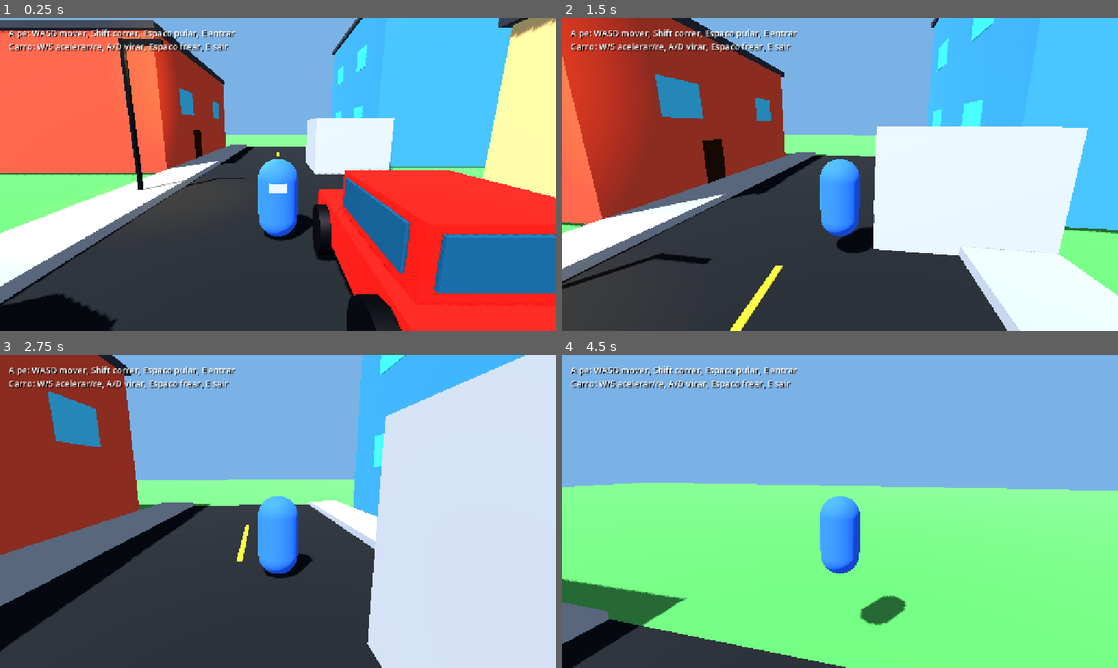
Above: before the commit, frames 1-4 (two rows, left to right).
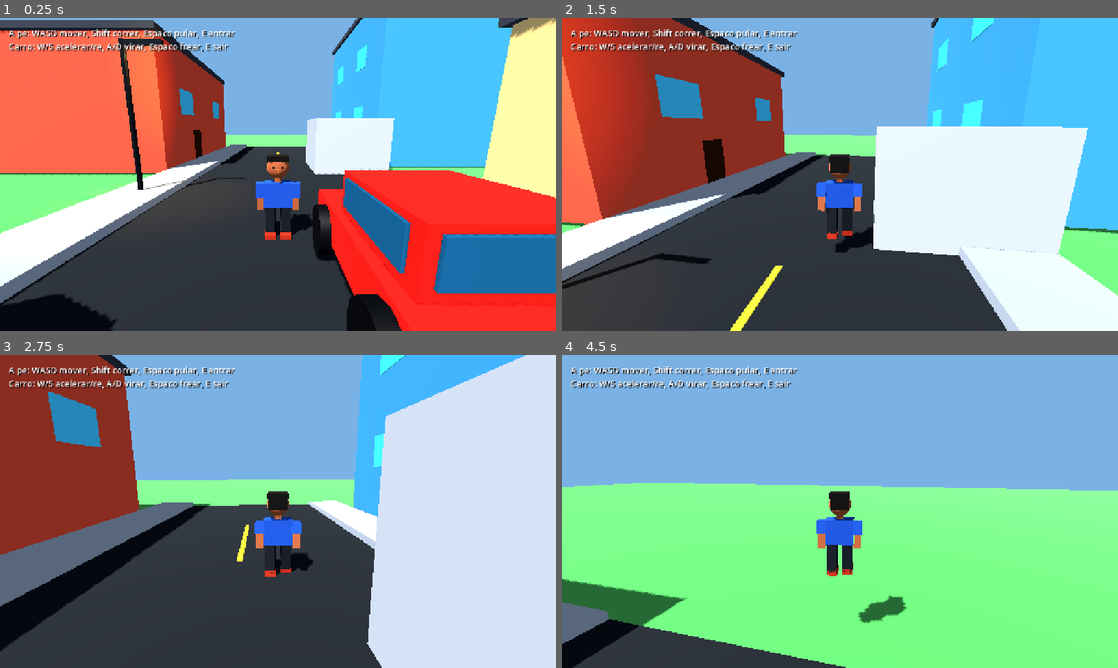
Above: after the commit, the same moments.

Repository: Rafium-MS/malandragem
Game: Godot game, scene res://scenes/main.tscn
The game is run twice, just before and just after one commit, with the same random seed, the same clock (stepped at 60 frames per second) and the same inputs.
Inputs (mouse positions are in pixels of both pictures, inside the frame that each line leads up to):
- Up to frame 1 (0.25 s): no input
- Up to frame 2 (1.5 s): tap Enter at 0.5 s; move the mouse to (867, 174) at 0.52 s; hold Shift (sprint) 0.53-1.28 s; hold W (move_forward) from 0.53 s (still down); tap Space (jump) at 0.77, 0.8, 1.07, 1.35 s; move the mouse to (812, 174) at 1.27 s
- Up to frame 3 (2.75 s): keep holding W (move_forward); tap Space (jump) at 1.52, 1.82, 2.3 s; tap Shift (sprint) at 1.55 s; move the mouse to (289, 505) at 2.02 s; hold E (interact) from 2.03 s (still down)
- Up to frame 4 (4.5 s): keep holding W (move_forward); move the mouse to (834, 517) at 2.77 s; release E (interact) at 2.78 s; tap Shift (sprint) at 2.85 s; tap Space (jump) at 3.02, 3.32, 3.77, 3.8, 4.07, 4.35 s; move the mouse to (878, 514) at 3.52 s; hold Shift (sprint) 3.53-4.28 s; move the mouse to (795, 508) at 4.27 s

The runs differ from the first frame. In frame 1, 1.8% of the frame differs, in the area x 46-57%, y 43-72%; in frame 2, 1.8%; in frame 3, 1.8%; in frame 4, 2.0%, in the area x 45-62%, y 43-87%.

Commit message:
feat: adicionar personagem low poly animado

Diff:
--- /dev/null
+++ b/scenes/player/low_poly_man.tscn
@@ -0,0 +1,148 @@
+[gd_scene load_steps=10 format=3]
+
+[ext_resource type="Script" path="res://scripts/low_poly_man.gd" id="1_script"]
+
+[sub_resource type="BoxMesh" id="Mesh_cube"]
+size = Vector3(1, 1, 1)
+
+[sub_resource type="SphereMesh" id="Mesh_head"]
+radius = 0.32
+height = 0.64
+radial_segments = 8
+rings = 4
+
+[sub_resource type="StandardMaterial3D" id="Mat_skin"]
+albedo_color = Color(0.48, 0.25, 0.14, 1)
+roughness = 0.9
+
+[sub_resource type="StandardMaterial3D" id="Mat_shirt"]
+albedo_color = Color(0.08, 0.22, 0.48, 1)
+roughness = 0.9
+
+[sub_resource type="StandardMaterial3D" id="Mat_pants"]
+albedo_color = Color(0.055, 0.065, 0.085, 1)
+roughness = 0.95
+
+[sub_resource type="StandardMaterial3D" id="Mat_shoes"]
+albedo_color = Color(0.5, 0.12, 0.055, 1)
+roughness = 0.85
+
+[sub_resource type="StandardMaterial3D" id="Mat_hair"]
+albedo_color = Color(0.025, 0.018, 0.012, 1)
+roughness = 1.0
+
+[sub_resource type="StandardMaterial3D" id="Mat_eyes"]
+albedo_color = Color(0.01, 0.012, 0.015, 1)
+roughness = 0.8
+
+[node name="LowPolyMan" type="Node3D"]
+script = ExtResource("1_script")
+
+[node name="TorsoPivot" type="Node3D" parent="."]
+position = Vector3(0, 1.25, 0)
+
+[node name="Torso" type="MeshInstance3D" parent="TorsoPivot"]
+scale = Vector3(0.78, 0.72, 0.4)
+mesh = SubResource("Mesh_cube")
+material_override = SubResource("Mat_shirt")
+
+[node name="Neck" type="MeshInstance3D" parent="TorsoPivot"]
+position = Vector3(0, 0.47, 0)
+scale = Vector3(0.18, 0.22, 0.18)
+mesh = SubResource("Mesh_cube")
+material_override = SubResource("Mat_skin")
+
+[node name="Head" type="MeshInstance3D" parent="TorsoPivot"]
+position = Vector3(0, 0.76, 0)
+mesh = SubResource("Mesh_head")
+material_override = SubResource("Mat_skin")
+
+[node name="HairTop" type="MeshInstance3D" parent="TorsoPivot"]
+position = Vector3(0, 1.02, -0.01)
+scale = Vector3(0.56, 0.14, 0.54)
+mesh = SubResource("Mesh_cube")
+material_override = SubResource("Mat_hair")
+
+[node name="HairBack" type="MeshInstance3D" parent="TorsoPivot"]
+position = Vector3(0, 0.84, -0.27)
+scale = Vector3(0.5, 0.36, 0.1)
+mesh = SubResource("Mesh_cube")
+material_override = SubResource("Mat_hair")
+
+[node name="LeftEye" type="MeshInstance3D" parent="TorsoPivot"]
+position = Vector3(-0.11, 0.81, 0.29)
+scale = Vector3(0.055, 0.055, 0.035)
+mesh = SubResource("Mesh_cube")
+material_override = SubResource("Mat_eyes")
+
+[node name="RightEye" type="MeshInstance3D" parent="TorsoPivot"]
+position = Vector3(0.11, 0.81, 0.29)
+scale = Vector3(0.055, 0.055, 0.035)
+mesh = SubResource("Mesh_cube")
+material_override = SubResource("Mat_eyes")
+
+[node name="Nose" type="MeshInstance3D" parent="TorsoPivot"]
+position = Vector3(0, 0.71, 0.32)
+scale = Vector3(0.07, 0.1, 0.08)
+mesh = SubResource("Mesh_cube")
+material_override = SubResource("Mat_skin")
+
+[node name="LeftArm" type="Node3D" parent="."]
+position = Vector3(-0.5, 1.55, 0)
+
+[node name="Sleeve" type="MeshInstance3D" parent="LeftArm"]
+position = Vector3(0, -0.18, 0)
+scale = Vector3(0.25, 0.38, 0.3)
+mesh = SubResource("Mesh_cube")
+material_override = SubResource("Mat_shirt")
+
+[node name="Forearm" type="MeshInstance3D" parent="LeftArm"]
+position = Vector3(0, -0.55, 0)
+scale = Vector3(0.2, 0.42, 0.22)
+mesh = SubResource("Mesh_cube")
+material_override = SubResource("Mat_skin")
+
+[node name="RightArm" type="Node3D" parent="."]
+position = Vector3(0.5, 1.55, 0)
+
+[node name="Sleeve" type="MeshInstance3D" parent="RightArm"]
+position = Vector3(0, -0.18, 0)
+scale = Vector3(0.25, 0.38, 0.3)
+mesh = SubResource("Mesh_cube")
+material_override = SubResource("Mat_shirt")
+
+[node name="Forearm" type="MeshInstance3D" parent="RightArm"]
+position = Vector3(0, -0.55, 0)
+scale = Vector3(0.2, 0.42, 0.22)
+mesh = SubResource("Mesh_cube")
+material_override = SubResource("Mat_skin")
+
+[node name="LeftLeg" type="Node3D" parent="."]
+position = Vector3(-0.22, 0.9, 0)
+
+[node name="Leg" type="MeshInstance3D" parent="LeftLeg"]
+position = Vector3(0, -0.42, 0)
+scale = Vector3(0.28, 0.82, 0.32)
+mesh = SubResource("Mesh_cube")
+material_override = SubResource("Mat_pants")
+
+[node name="Shoe" type="MeshInstance3D" parent="LeftLeg"]
+position = Vector3(0, -0.84, 0.09)
+scale = Vector3(0.31, 0.16, 0.5)
+mesh = SubResource("Mesh_cube")
+material_override = SubResource("Mat_shoes")
+
+[node name="RightLeg" type="Node3D" parent="."]
+position = Vector3(0.22, 0.9, 0)
+
+[node name="Leg" type="MeshInstance3D" parent="RightLeg"]
+position = Vector3(0, -0.42, 0)
+scale = Vector3(0.28, 0.82, 0.32)
+mesh = SubResource("Mesh_cube")
+material_override = SubResource("Mat_pants")
+
+[node name="Shoe" type="MeshInstance3D" parent="RightLeg"]
+position = Vector3(0, -0.84, 0.09)
+scale = Vector3(0.31, 0.16, 0.5)
+mesh = SubResource("Mesh_cube")
+material_override = SubResource("Mat_shoes")
--- a/scenes/player/player.tscn
+++ b/scenes/player/player.tscn
@@ -1,21 +1,11 @@
-[gd_scene load_steps=6 format=3]
+[gd_scene load_steps=4 format=3]
 
 [ext_resource type="Script" path="res://scripts/player.gd" id="1_script"]
+[ext_resource type="PackedScene" path="res://scenes/player/low_poly_man.tscn" id="2_man"]
 
 [sub_resource type="CapsuleShape3D" id="CapsuleShape_player"]
 radius = 0.45
 height = 1.8
-
-[sub_resource type="CapsuleMesh" id="CapsuleMesh_body"]
-radius = 0.45
-height = 1.8
-
-[sub_resource type="StandardMaterial3D" id="Material_body"]
-albedo_color = Color(0.15, 0.35, 0.85, 1)
-roughness = 0.85
-
-[sub_resource type="BoxMesh" id="BoxMesh_face"]
-size = Vector3(0.35, 0.18, 0.08)
 
 [node name="Player" type="CharacterBody3D"]
 script = ExtResource("1_script")
@@ -26,14 +16,8 @@
 
 [node name="Visual" type="Node3D" parent="."]
 
-[node name="Body" type="MeshInstance3D" parent="Visual"]
-position = Vector3(0, 0.9, 0)
-mesh = SubResource("CapsuleMesh_body")
-material_override = SubResource("Material_body")
-
-[node name="FaceDirection" type="MeshInstance3D" parent="Visual"]
-position = Vector3(0, 1.25, 0.43)
-mesh = SubResource("BoxMesh_face")
+[node name="LowPolyMan" parent="Visual" instance=ExtResource("2_man")]
+scale = Vector3(0.8, 0.8, 0.8)
 
 [node name="CameraPivot" type="Node3D" parent="."]
 position = Vector3(0, 1.45, 0)
--- /dev/null
+++ b/scripts/low_poly_man.gd
@@ -0,0 +1,78 @@
+class_name LowPolyMan
+extends Node3D
+
+@export var walk_frequency := 8.0
+@export var sprint_frequency := 12.0
+@export var walk_swing := 0.55
+@export var sprint_swing := 0.9
+@export var pose_blend_speed := 12.0
+
+@onready var torso: Node3D = $TorsoPivot
+@onready var left_arm: Node3D = $LeftArm
+@onready var right_arm: Node3D = $RightArm
+@onready var left_leg: Node3D = $LeftLeg
+@onready var right_leg: Node3D = $RightLeg
+
+var _movement_state: StringName = &"idle"
+var _animation_time := 0.0
+var _base_position: Vector3
+
+
+func _ready() -> void:
+	_base_position = position
+	var controller := get_parent().get_parent()
+	if controller.has_signal("movement_state_changed"):
+		controller.movement_state_changed.connect(_on_movement_state_changed)
+
+
+func _process(delta: float) -> void:
+	_animation_time += delta
+	var frequency := 0.0
+	var swing_amount := 0.0
+	if _movement_state == &"walk":
+		frequency = walk_frequency
+		swing_amount = walk_swing
+	elif _movement_state == &"sprint":
+		frequency = sprint_frequency
+		swing_amount = sprint_swing
+
+	var limb_swing := sin(_animation_time * frequency) * swing_amount if frequency > 0.0 else 0.0
+	var left_arm_target := limb_swing
+	var right_arm_target := -limb_swing
+	var left_leg_target := -limb_swing
+	var right_leg_target := limb_swing
+	var torso_target := 0.0
+	var height_offset := 0.0
+
+	if _movement_state == &"idle":
+		height_offset = sin(_animation_time * 2.0) * 0.015
+		left_arm_target = sin(_animation_time * 2.0) * 0.025
+		right_arm_target = -left_arm_target
+	elif _movement_state == &"sprint":
+		torso_target = -0.12
+		height_offset = absf(sin(_animation_time * frequency)) * 0.035
+	elif _movement_state == &"jump":
+		left_arm_target = -0.45
+		right_arm_target = -0.45
+		left_leg_target = 0.35
+		right_leg_target = -0.2
+		torso_target = -0.08
+	elif _movement_state == &"fall":
+		left_arm_target = 0.35
+		right_arm_target = 0.35
+		left_leg_target = -0.15
+		right_leg_target = 0.2
+
+	var weight := 1.0 - exp(-pose_blend_speed * delta)
+	left_arm.rotation.x = lerp_angle(left_arm.rotation.x, left_arm_target, weight)
+	right_arm.rotation.x = lerp_angle(right_arm.rotation.x, right_arm_target, weight)
+	left_leg.rotation.x = lerp_angle(left_leg.rotation.x, left_leg_target, weight)
+	right_leg.rotation.x = lerp_angle(right_leg.rotation.x, right_leg_target, weight)
+	torso.rotation.x = lerp_angle(torso.rotation.x, torso_target, weight)
+	position.y = lerp(position.y, _base_position.y + height_offset, weight)
+
+
+func _on_movement_state_changed(state: StringName) -> void:
+	_movement_state = state
+	if state == &"walk" or state == &"sprint":
+		_animation_time = 0.0
Not shown, added: scripts/low_poly_man.gd.uid
Not shown, changed: ROADMAP.md
